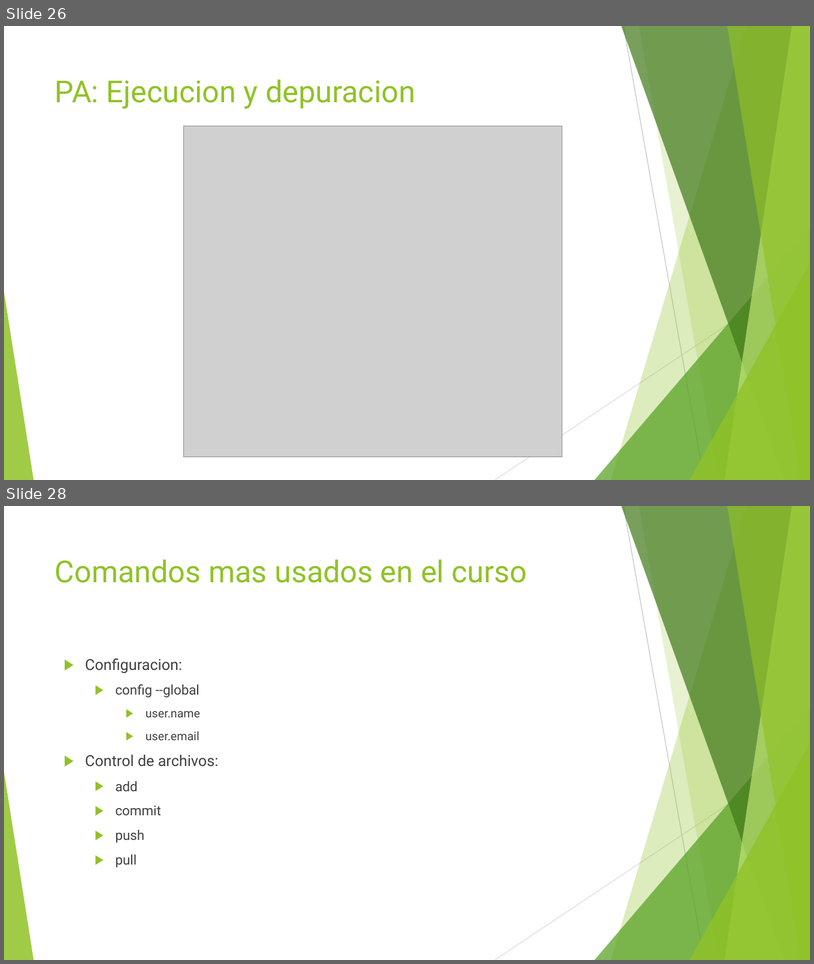
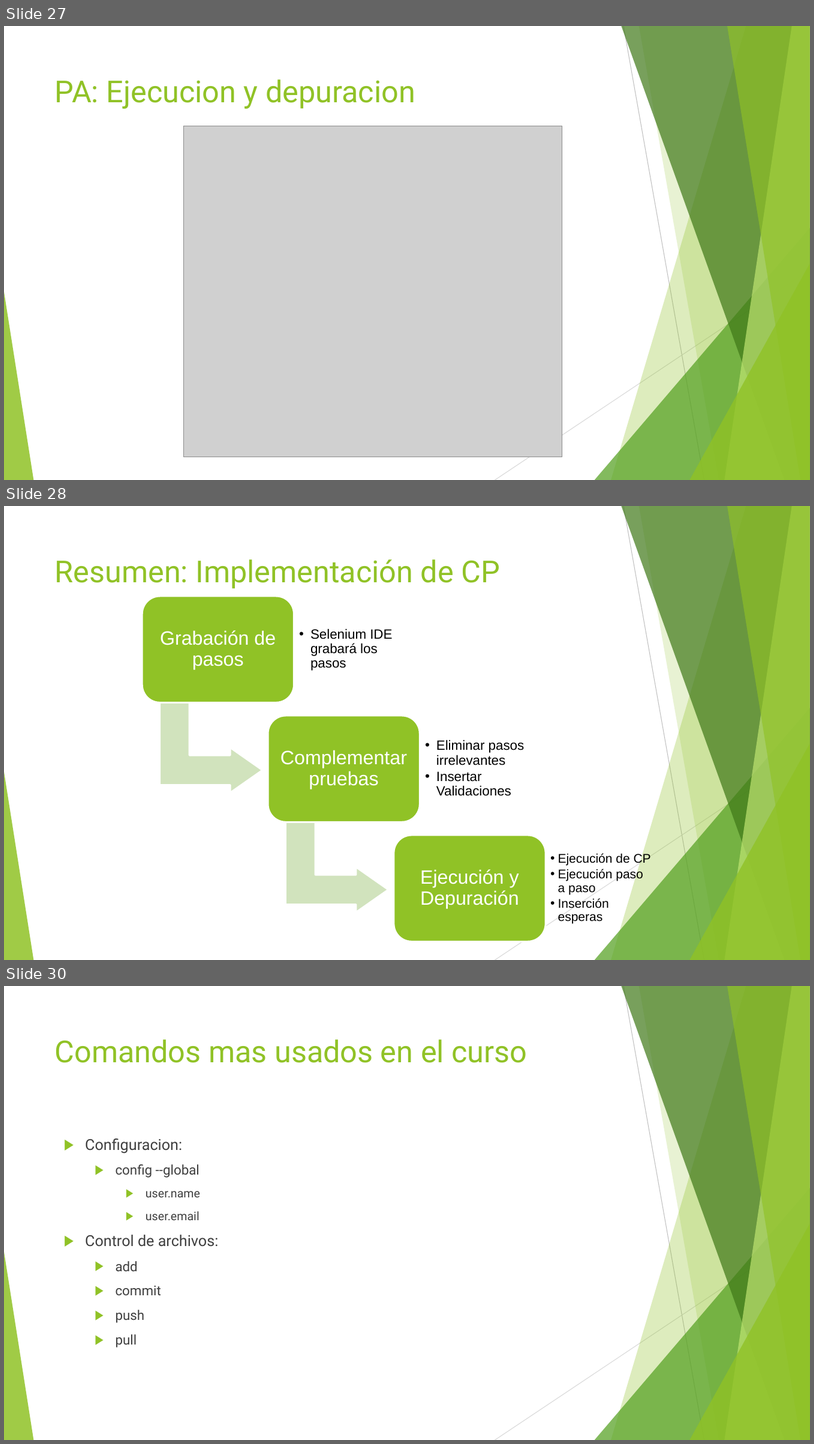
Before and after one commit to jomarnavarro/intro_automation, a slide deck: presentaciones/Selenium, session 1.pptx. Shown one above the other, each under a label of ours: slides 26 and 28 before the commit, slides 27, 28 and 30 after it; the slides between them are not shown. The pictures are 814x964 and 814x1444 pixels, drawn with LibreOffice and Linux fonts; fonts in the diff are those of the drawing; grey boxes stand for pictures. Boxes give left, top, right and bottom in pixels: in the first picture for what was removed or moved away, otherwise in the second. Text is boxed around its words. In the diff, an @@ line names an element or a change of style, - is before the commit and + after.

```diff
--- a/presentaciones/Selenium, session 1.pptx
+++ b/presentaciones/Selenium, session 1.pptx
@@ slide 28 added at <box>4,506,810,960</box>, background #FFFFFF; not listed: 10 template elements that a slide beside it also shows @@
@@ title added at <box>55,559,500,589</box>, 36 pt, text #90C226 @@
+Resumen: Implementación de CP
@@ group added at <box>143,596,651,942</box>: 6 texts, 3 rounded rectangles, 2 bent up arrows @@
+Grabación de pasos
+  • Selenium IDE grabará los pasos
+Complementar pruebas
+  • Eliminar pasos irrelevantes
+  • Insertar Validaciones
+Ejecución y Depuración
+  • Ejecución de CP
+  • Ejecución paso a paso
+  • Inserción esperas
@@ what was slide 26 is now slide 27 @@
@@ what was slide 28 is now slide 30 @@
```
Also in this commit, not shown: 4 slides changed, 1 other slide added.
